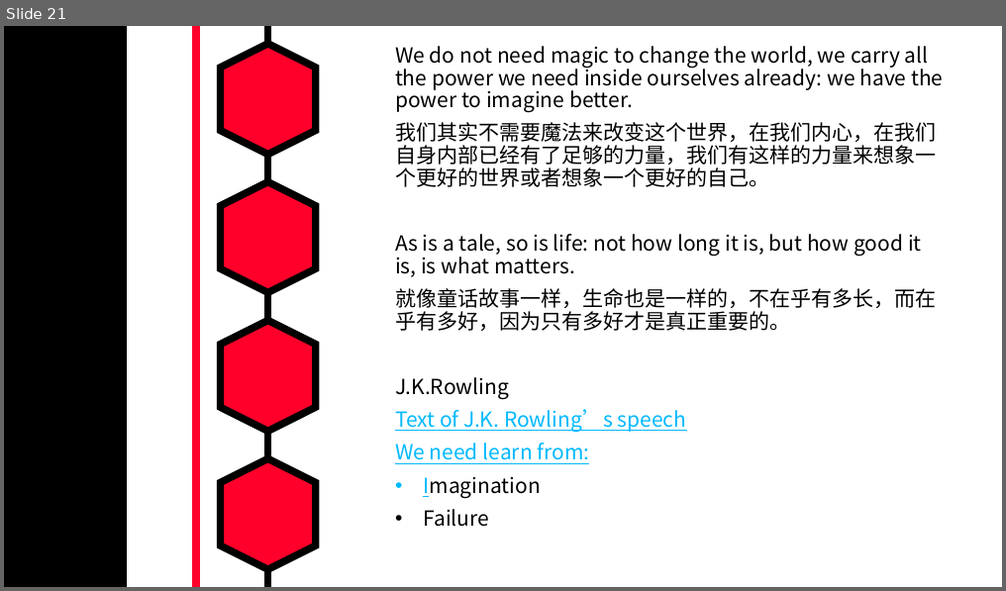
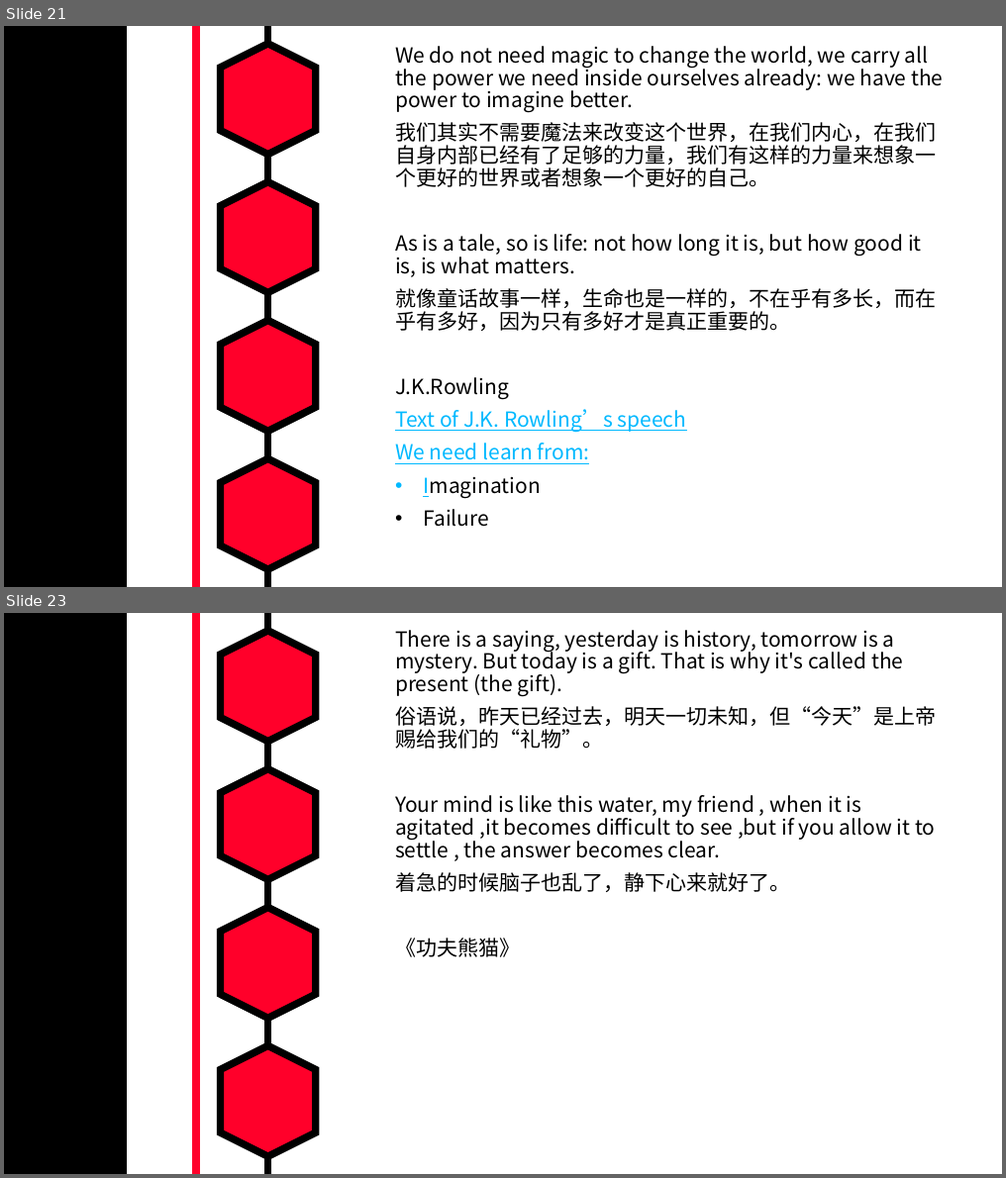
Before and after one commit to MarkShen1992/PPT-template, a slide deck: morning reading/iridescent english sentenses.pptx. Shown one above the other, each under a label of ours: slide 21 before the commit, slides 21 and 23 after it; the slides between them are not shown. The pictures are 1006x591 and 1006x1178 pixels, drawn with LibreOffice and Linux fonts; fonts in the diff are those of the drawing. Boxes give left, top, right and bottom in pixels: in the first picture for what was removed or moved away, otherwise in the second. Text is boxed around its words. In the diff, an @@ line names an element or a change of style, - is before the commit and + after.

Commit message:
功夫熊猫

```diff
--- a/morning reading/iridescent english sentenses.pptx
+++ b/morning reading/iridescent english sentenses.pptx
@@ slide 23 added at <box>4,613,1002,1174</box>, background #FFFFFF; not listed: 7 template elements that a slide beside it also shows @@
@@ text added at <box>395,630,937,958</box>, 20 pt, text #000000 @@
+There is a saying, yesterday is history, tomorrow is a mystery. But today is a gift. That is why it's called the present (the gift).
+俗语说，昨天已经过去，明天一切未知，但“今天”是上帝赐给我们的“礼物”。
+Your mind is like this water, my friend , when it is agitated ,it becomes difficult to see ,but if you allow it to settle , the answer becomes clear.
+着急的时候脑子也乱了，静下心来就好了。
+《功夫熊猫》
```
Also in this commit, not shown: 1 other slide added.
